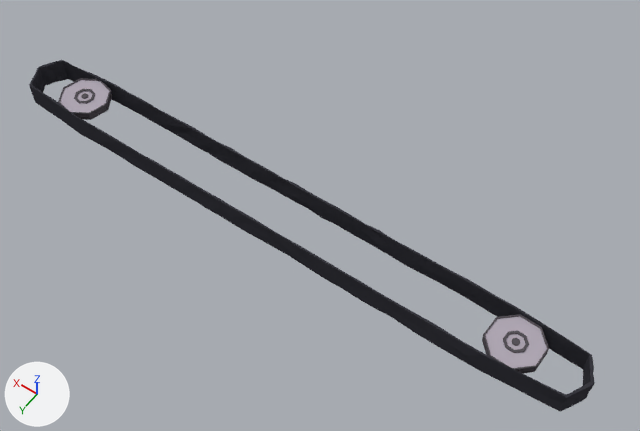
What one commit did to the Blender file Assets/Models/Sanitization/conveyorbelt.blend.
Before and after are seen from a 50 mm lens placed at (-8.35, 9.99, 16.41), pointed at (-0.74, -0.65, -0.32). The axes (+X, +Y, +Z) are drawn at lower left. The lights are the same throughout. Mesh edges are drawn as thin lines on the coarser meshes. The same objects are shown in both versions, whatever each file hides.
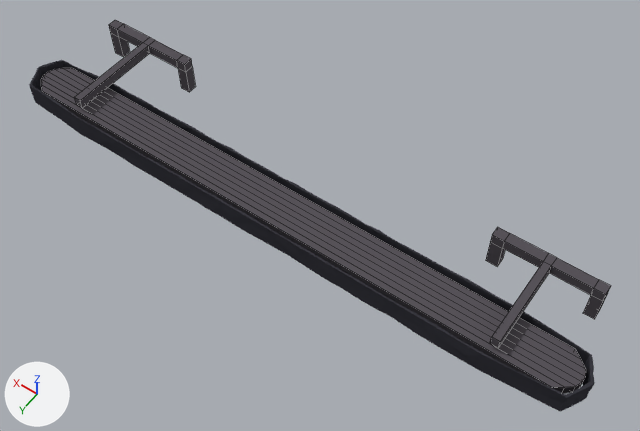
What differs and where, as boxes (x1, y1, x2, y2) in the pictures (640 x 431 px):
```json
{"object": "Cube", "change": "added", "after": [41, 68, 586, 393]}
{"object": "Cube.001", "change": "added", "after": [486, 227, 611, 348]}
{"object": "Cube.002", "change": "added", "after": [74, 20, 196, 108]}
{"object": "Cylinder", "change": "unchanged, covered by the edit", "before": [482, 314, 549, 373]}
{"object": "Cylinder.001", "change": "unchanged, covered by the edit", "before": [58, 78, 112, 120]}
```

Scene script edits in JSON lines:
```json
{"op": "add", "block": "me_cube_001", "code": ["me_cube_001 = bpy.data.meshes.new('Cube.001')", "me_cube_001.from_pydata(...)  # 32 vertices, 30 faces; spans x -1.13..1.12, y -0.99..1.01, z -1.0..1.0", "me_cube_001.materials.append(mat_conveyor_wheel1)  # dark grey #58545a"]}
{"op": "add", "block": "me_cube_002", "code": ["me_cube_002 = bpy.data.meshes.new('Cube.002')", "me_cube_002.from_pydata(...)  # 36 vertices, 34 faces; spans x -13.5..13.4, y -1.6..1.0, z -6.6..1.0", "me_cube_002.materials.append(mat_conveyor_wheel1)  # dark grey #58545a"]}
{"op": "add", "block": "me_cube_003", "code": ["me_cube_003 = bpy.data.meshes.new('Cube.003')", "me_cube_003.from_pydata(...)  # 36 vertices, 34 faces; spans x -13.5..13.4, y -1.8..1.0, z -6.6..1.0", "me_cube_003.materials.append(mat_conveyor_wheel1)  # dark grey #58545a"]}
{"op": "add", "block": "ob_cube", "code": ["ob_cube = bpy.data.objects.new('Cube', me_cube_001)", "ob_cube.location = (0.0, -0.01, 0.06)", "ob_cube.scale = (6.86, 0.54, 0.138)"]}
{"op": "add", "block": "ob_cube_001", "code": ["ob_cube_001 = bpy.data.objects.new('Cube.001', me_cube_002)", "ob_cube_001.location = (-5.94, -0.54, 0.48)", "ob_cube_001.scale = (0.101, 1.0, 0.132)"]}
{"op": "add", "block": "ob_cube_002", "code": ["ob_cube_002 = bpy.data.objects.new('Cube.002', me_cube_003)", "ob_cube_002.location = (5.96, -0.54, 0.48)", "ob_cube_002.scale = (0.101, 1.0, 0.132)"]}
```
